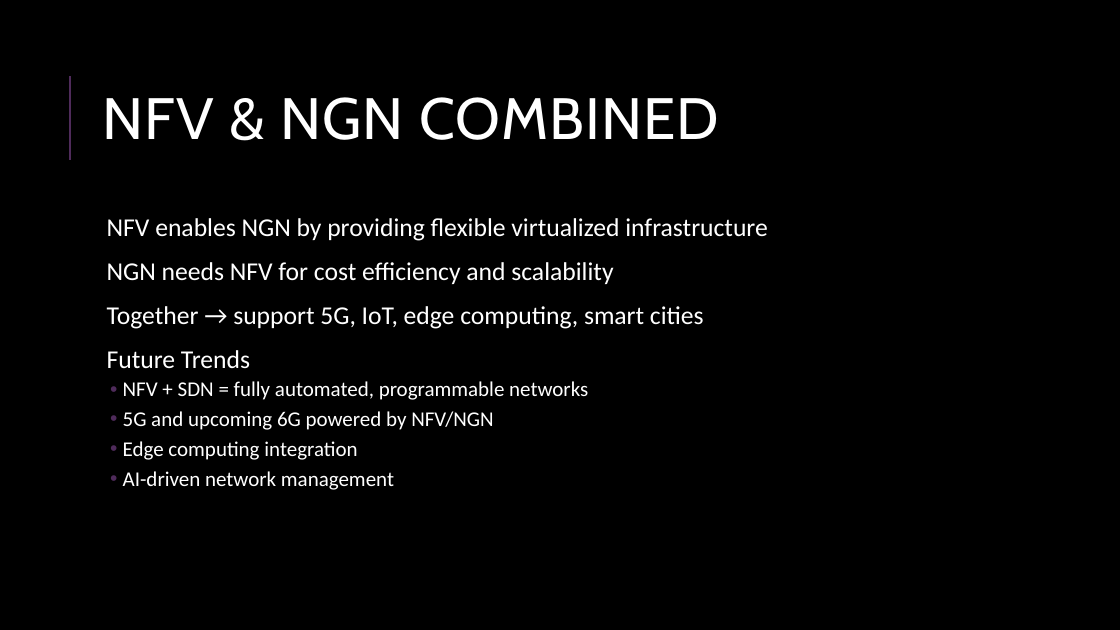
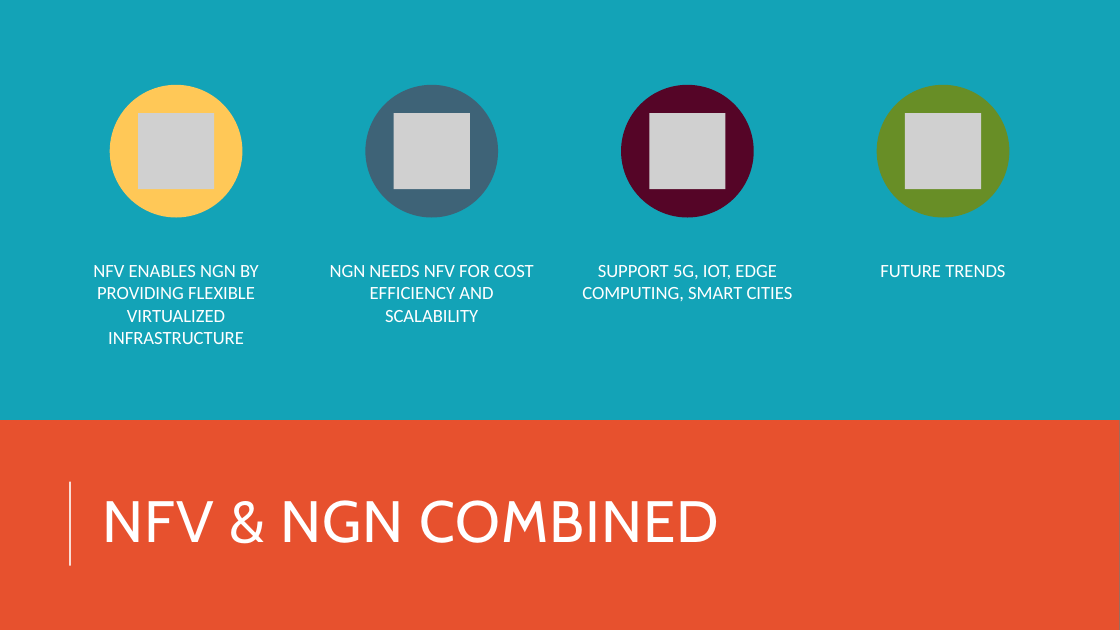
Before and after one commit to AyuTUL/IV, a slide deck: slide 21 of CN/Multimedia&FutureNetworking.pptx (slide 19 before the commit). Drawn at 1120x630 pixels with LibreOffice and Linux fonts; fonts in the diff are those of the drawing; grey boxes stand for pictures. Boxes give left, top, right and bottom in pixels: in the first picture for what was removed or moved away, otherwise in the second. Text is boxed around its words. In the diff, an @@ line names an element or a change of style, - is before the commit and + after.

```diff
--- a/CN/Multimedia&FutureNetworking.pptx
+++ b/CN/Multimedia&FutureNetworking.pptx
@@ background #000000 to #13A3B7 @@
@@ line removed from (70, 160) to (70, 76) @@
@@ text removed at (107,218,768,490) @@
-  NFV enables NGN by providing flexible virtualized infrastructure
-  NGN needs NFV for cost efficiency and scalability
-  Together → support 5G, IoT, edge computing, smart cities
-  Future Trends
-  • NFV + SDN = fully automated, programmable networks
-  • 5G and upcoming 6G powered by NFV/NGN
-  • Edge computing integration
-  • AI-driven network management
@@ group added at (93,85,1010,344): 4 ellipses, 4 pictures, 4 texts @@
+NFV ENABLES NGN BY PROVIDING FLEXIBLE VIRTUALIZED INFRASTRUCTURE
+NGN NEEDS NFV FOR COST EFFICIENCY AND SCALABILITY
+SUPPORT 5G, IOT, EDGE COMPUTING, SMART CITIES
+FUTURE TRENDS
@@ rectangle added at (0,420,1120,630), fill #E7512E @@
@@ title "NFV & NGN COMBINED": place and size @@
-title "NFV & NGN COMBINED" at (102,97,719,140)
+title "NFV & NGN COMBINED" at (102,500,719,543)
@@ line added from (70, 565) to (70, 481), #FFFFFF 1.5 pt @@
```
Also in this commit, not shown: 19 other slides changed, 3 slides added.
